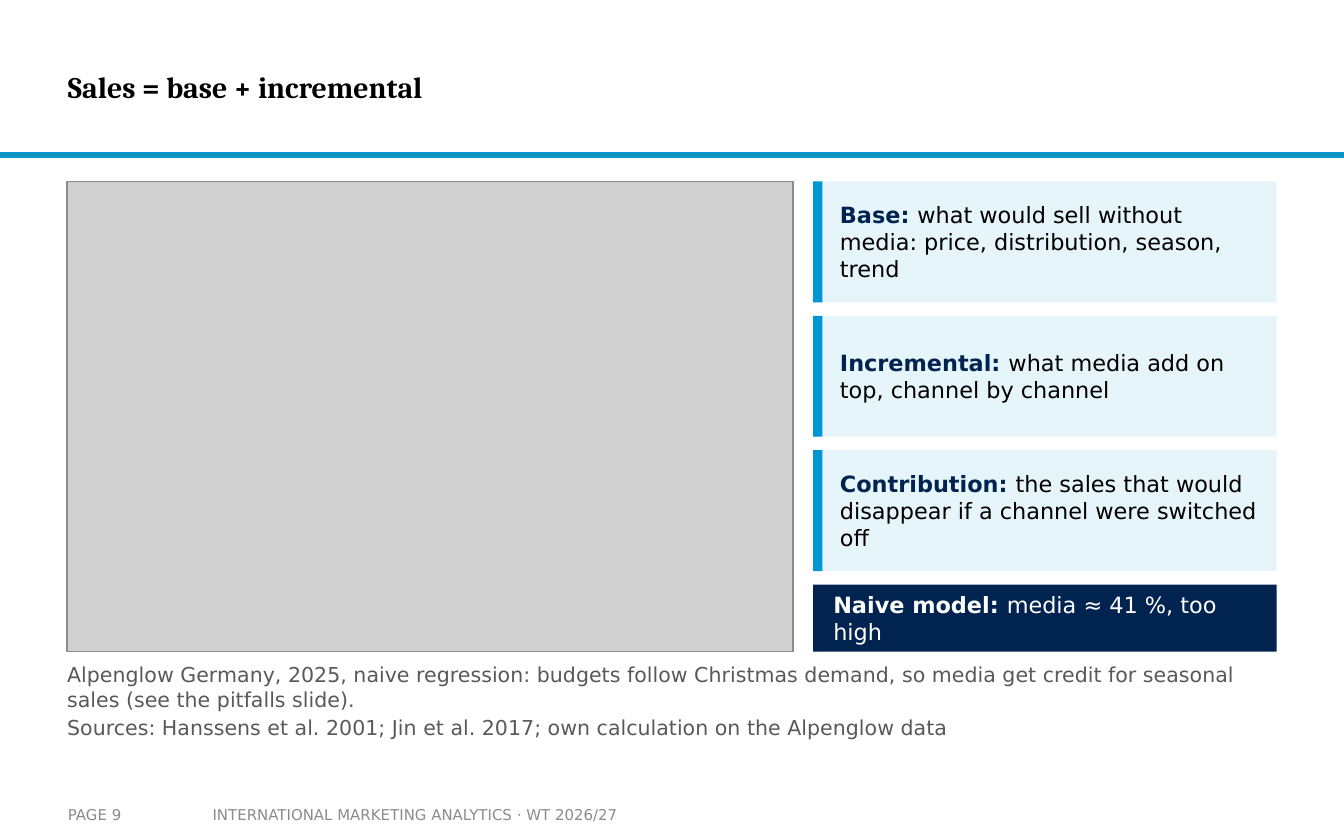
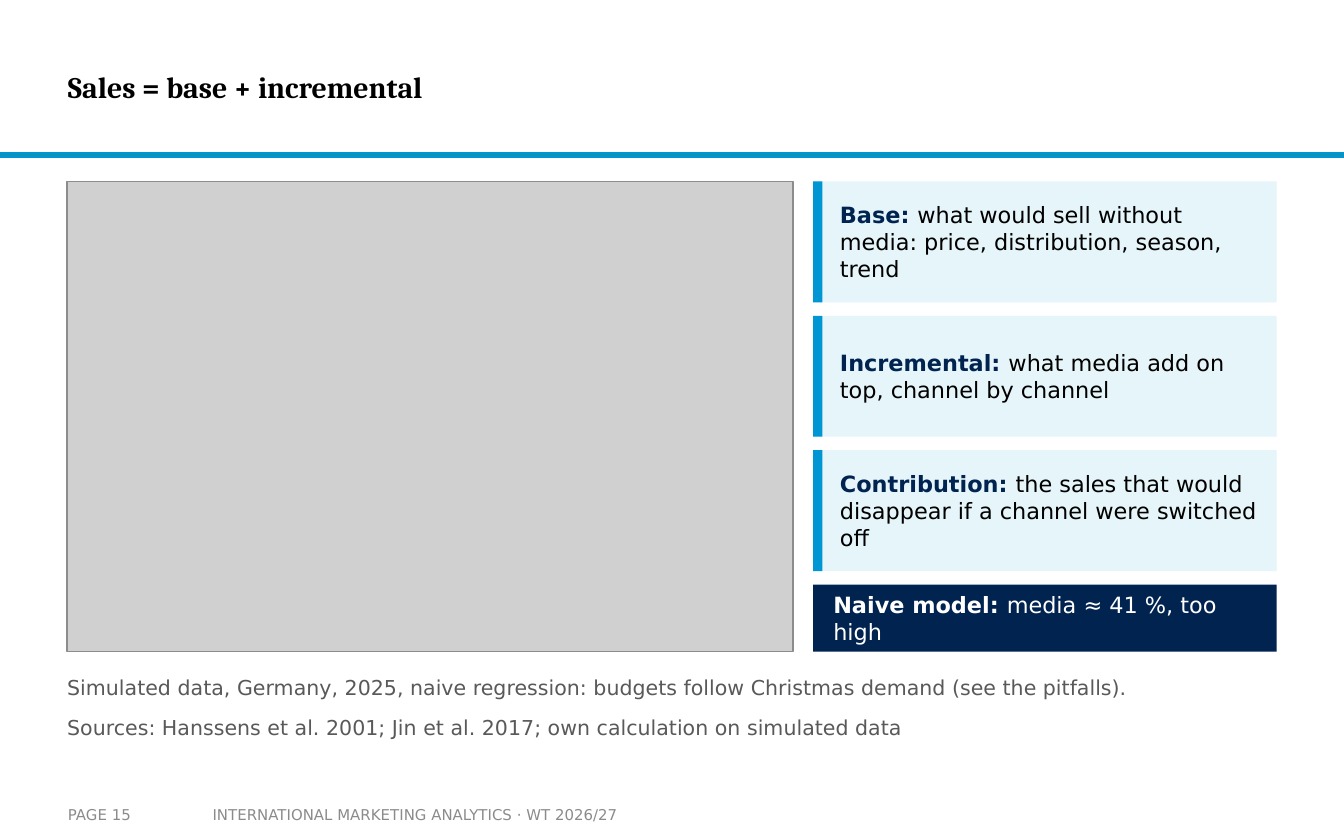
Before and after one commit to arnefloh-wu/International-Marketing-Analytics, a slide deck: slide 15 of slides/02a_intro-to-mmm_WT26-27.pptx (slide 9 before the commit). Drawn at 1344x840 pixels with LibreOffice and Linux fonts; fonts in the diff are those of the drawing; grey boxes stand for pictures; background and template pictures are left out. Boxes give left, top, right and bottom in pixels: in the first picture for what was removed or moved away, otherwise in the second. Text is boxed around its words. In the diff, an @@ line names an element or a change of style, - is before the commit and + after.

```diff
--- a/slides/02a_intro-to-mmm_WT26-27.pptx
+++ b/slides/02a_intro-to-mmm_WT26-27.pptx
@@ text at [67, 679, 1126, 700]: text changed @@
-Alpenglow Germany, 2025, naive regression: budgets follow Christmas demand, so media get credit for seasonal sales (see the pitfalls slide).
+Simulated data, Germany, 2025, naive regression: budgets follow Christmas demand (see the pitfalls).
@@ text at [67, 719, 901, 739]: text changed @@
-Sources: Hanssens et al. 2001; Jin et al. 2017; own calculation on the Alpenglow data
+Sources: Hanssens et al. 2001; Jin et al. 2017; own calculation on simulated data
@@ page number at [68, 809, 131, 820]: text changed @@
-PAGE 9
+PAGE 15
```
Also in this commit, not shown: 22 other slides changed, 1 slide removed, 3 other files.
